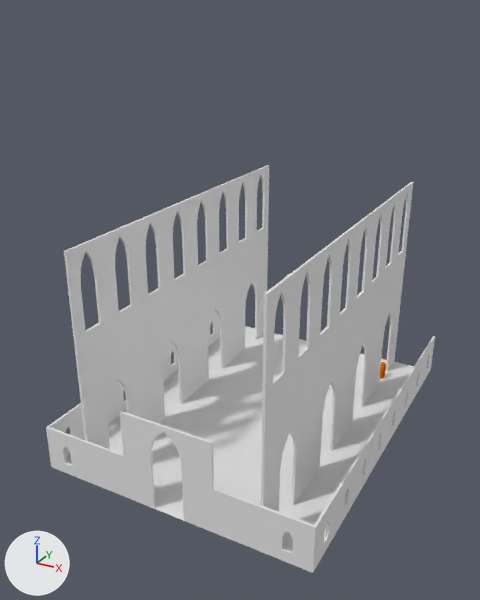
Two versions of the Blender file Scene/Goth_Church_Scene.blend, one commit apart.
Rendered twice from a 50 mm lens placed at (18.2, -38.7, 35.7), pointed at (-7.1, 7.3, 12.7). The lights are fixed; the arrows at lower left show +X, +Y and +Z.

Objects in the first picture: 'Floor_Plane', 'Goth_Wall_Big_Windows_LOD_A_proxy', 'Goth_Wall_LOD_A_proxy', 'Goth_Wall_LOD_A_proxy.001', 'Goth_Wall_LOD_A_proxy.003', 'Goth_Wall_LOD_A_proxy.004', 'Goth_Wall_Side_Archs_LOD_A_proxy', 'Goth_Wall_Side_Archs_LOD_A_proxy.001', 'Goth_Wall_Side_Windows_LOD_A_proxy', 'Manequim'.
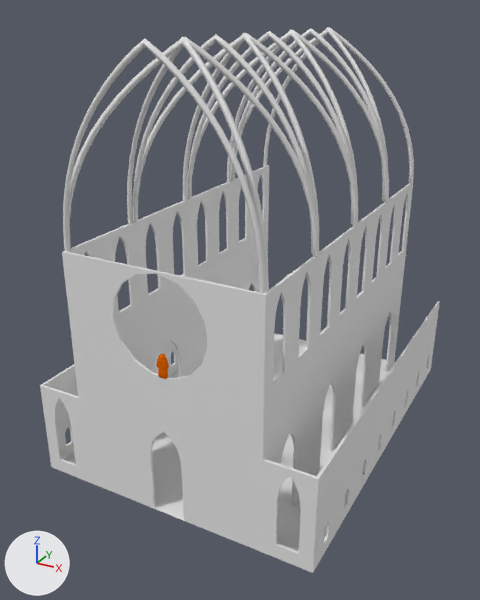
Commit message: Circle Window, Ceiling Archs

What differs and where, as boxes (x1, y1, x2, y2) in the pictures (480 x 600 px):
'Goth_Wall_LOD_A_proxy.001', modifiers changed (14% wider, 167% taller)
    before: (83, 440, 263, 552)
    after: (62, 251, 267, 552)
'Ceiling_Archs_Curve', added
    after: (63, 27, 414, 293)
'Goth_Wall_LOD_A_proxy.002', added
    after: (42, 301, 440, 525)
'Goth_Wall_LOD_A_proxy.005', added
    after: (116, 366, 211, 443)
'Goth_Wall_LOD_A_proxy', reshaped (69% taller)
    before: (261, 506, 317, 573)
    after: (261, 459, 320, 573)
'Goth_Wall_Circle_Window_LOD_A_proxy', added
    after: (107, 261, 210, 393)
'Goth_Wall_LOD_A_proxy.003', reshaped (14% wider, 72% taller)
    before: (46, 426, 88, 482)
    after: (40, 385, 88, 482)
'Manequim', moved, turned
    before: (380, 362, 386, 379)
    after: (156, 354, 169, 379)
'Floor_Plane', unchanged, covered by the edit
    before: (52, 326, 414, 572)
    after: (52, 333, 395, 572)

The change, as a diff of the scene's bpy script:
```diff
--- a/Scene/Goth_Church_Scene.blend.py
+++ b/Scene/Goth_Church_Scene.blend.py
@@ cu_beziercurve @@
+cu_beziercurve = bpy.data.curves.new('BezierCurve', 'CURVE')
+cu_beziercurve.dimensions = '3D'
+_sp = cu_beziercurve.splines.new('BEZIER'); _sp.bezier_points.add(2)
+_sp.bezier_points.foreach_set('co', [-15.8, 0.0, -0.323, -8.089, 13.86, -0.323, -0.371, 0.0, -0.323])
+_sp.bezier_points.foreach_set('handle_left', [-15.8, -0.5, -0.323, -10.66, 12.16, -0.323, -0.371, 7.895, -0.323])
+_sp.bezier_points.foreach_set('handle_right', [-15.8, 7.895, -0.323, -5.393, 12.16, -0.323, -0.371, -0.5, -0.323])
+for _p, _l, _r in zip(_sp.bezier_points, ['ALIGNED', 'FREE', 'ALIGNED'], ['ALIGNED', 'FREE', 'ALIGNED']): _p.handle_left_type = _l; _p.handle_right_type = _r
+_sp.order_u = 0
+_sp.order_v = 0
+_sp = cu_beziercurve.splines.new('BEZIER'); _sp.bezier_points.add(2)
+_sp.bezier_points.foreach_set('co', [-16.0, 0.028, -7.796, -8.086, 13.86, -4.322, -0.371, 0.0, -0.666])
+_sp.bezier_points.foreach_set('handle_left', [-16.0, -0.472, -7.796, -10.32, 12.16, -5.312, -0.371, 7.895, -0.666])
+_sp.bezier_points.foreach_set('handle_right', [-16.0, 7.923, -7.796, -5.744, 12.16, -3.285, -0.371, -0.5, -0.666])
+for _p, _l, _r in zip(_sp.bezier_points, ['ALIGNED', 'FREE', 'ALIGNED'], ['ALIGNED', 'FREE', 'ALIGNED']): _p.handle_left_type = _l; _p.handle_right_type = _r
+_sp.order_u = 0
+_sp.order_v = 0
+_sp = cu_beziercurve.splines.new('BEZIER'); _sp.bezier_points.add(2)
+_sp.bezier_points.foreach_set('co', [-0.058, -0.0211, -7.796, -7.973, 13.86, -4.322, -16.06, 0.0, -0.629])
+_sp.bezier_points.foreach_set('handle_left', [-0.058, -0.521, -7.796, -5.739, 12.16, -5.312, -16.06, 7.895, -0.629])
+_sp.bezier_points.foreach_set('handle_right', [-0.058, 7.874, -7.796, -10.32, 12.16, -3.285, -16.06, -0.5, -0.629])
+for _p, _l, _r in zip(_sp.bezier_points, ['ALIGNED', 'FREE', 'ALIGNED'], ['ALIGNED', 'FREE', 'ALIGNED']): _p.handle_left_type = _l; _p.handle_right_type = _r
+_sp.order_u = 0
+_sp.order_v = 0
+cu_beziercurve.use_path = True
+cu_beziercurve.use_path_clamp = True
+cu_beziercurve.bevel_resolution = 0
+cu_beziercurve.bevel_depth = 0.225
+cu_beziercurve.fill_mode = 'FULL'
@@ ob_manequim @@
 ob_manequim = bpy.data.objects.new('Manequim', me_vert_001)
-ob_manequim.location = (1.89, 22.15, 0.0)
-ob_manequim.rotation_euler = (0.0, 0.0, 7.854)  # degrees (0, 0, 90)
+ob_manequim.location = (-5.89, -5.92, 12.19)
 _m = ob_manequim.modifiers.new('Skin', 'SKIN')
@@ ob_goth_wall_lod_a_proxy_003 @@
-ob_goth_wall_lod_a_proxy_003 = bpy.data.objects.new('Goth_Wall_LOD_A_proxy.003', me_goth_wall_side_windows_lod_a)
+ob_goth_wall_lod_a_proxy_003 = bpy.data.objects.new('Goth_Wall_LOD_A_proxy.003', me_goth_wall_big_windows_lod_a)
 ob_goth_wall_lod_a_proxy_003.location = (-18.0, -6.0, 0.0)
@@ ob_goth_wall_lod_a_proxy_001 @@
 _m = ob_goth_wall_lod_a_proxy_001.modifiers.new('Mirror', 'MIRROR')
 _m.mirror_object = ob_church_mirror
+_m = ob_goth_wall_lod_a_proxy_001.modifiers.new('Array', 'ARRAY')
+_m.count = 5
+_m.constant_offset_displace = (0.0, 0.0, 0.0)
+_m.relative_offset_displace = (0.0, 0.0, 1.0)
@@ ob_goth_wall_lod_a_proxy @@
-ob_goth_wall_lod_a_proxy = bpy.data.objects.new('Goth_Wall_LOD_A_proxy', me_goth_wall_side_windows_lod_a)
+ob_goth_wall_lod_a_proxy = bpy.data.objects.new('Goth_Wall_LOD_A_proxy', me_goth_wall_big_windows_lod_a)
 ob_goth_wall_lod_a_proxy.location = (2.0, -6.0, 0.0)
@@ ob_goth_wall_lod_a_proxy_002 @@
+ob_goth_wall_lod_a_proxy_002 = bpy.data.objects.new('Goth_Wall_LOD_A_proxy.002', me_goth_wall_lod_a)  # modifiers MIRROR, ARRAY
+ob_goth_wall_lod_a_proxy_002.location = (5.8, -5.8, 4.0)
+ob_goth_wall_lod_a_proxy_002.rotation_euler = (4.712, -1.571, 0.0)  # degrees (270, -90, 0)
@@ ob_goth_wall_lod_a_proxy_005 @@
+ob_goth_wall_lod_a_proxy_005 = bpy.data.objects.new('Goth_Wall_LOD_A_proxy.005', me_goth_wall_lod_a)  # modifiers MIRROR
+ob_goth_wall_lod_a_proxy_005.location = (-10.0, -6.0, 8.0)
@@ ob_goth_wall_circle_window_lod_a_proxy @@
+ob_goth_wall_circle_window_lod_a_proxy = bpy.data.objects.new('Goth_Wall_Circle_Window_LOD_A_proxy', me_goth_wall_circle_window_lod_a)  # 60 vertices, 60 faces; spans x 0.0..8.0, y 0.0..0.2, z 0.0..8.0
+ob_goth_wall_circle_window_lod_a_proxy.location = (-10.0, -6.0, 12.0)
@@ ob_ceiling_archs_curve @@
+ob_ceiling_archs_curve = bpy.data.objects.new('Ceiling_Archs_Curve', cu_beziercurve)  # modifiers ARRAY
+ob_ceiling_archs_curve.location = (2.0, -6.0, 20.0)
+ob_ceiling_archs_curve.rotation_euler = (1.571, 0.0, 0.0)  # degrees (90, 0, 0)
```
